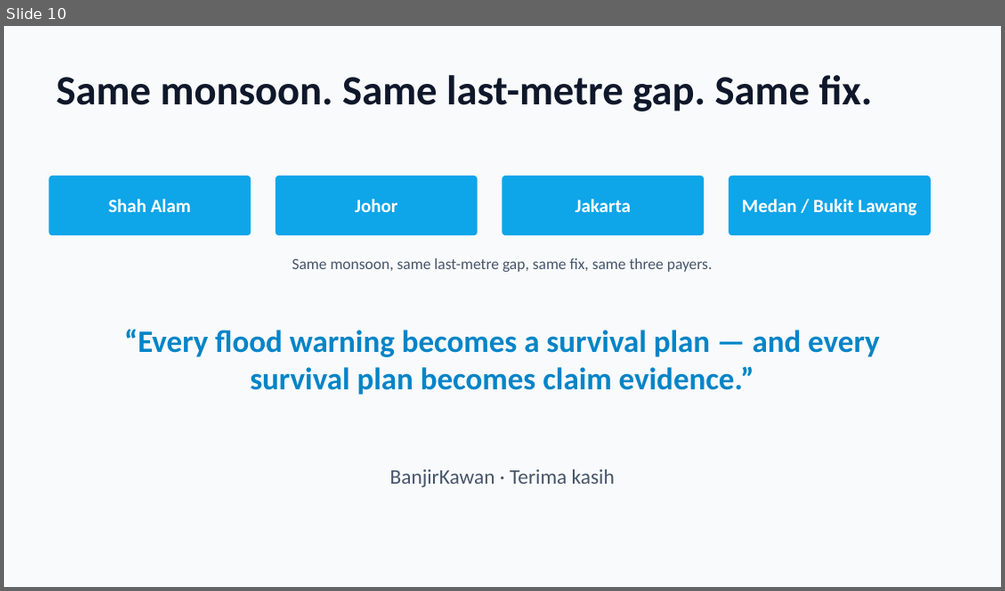
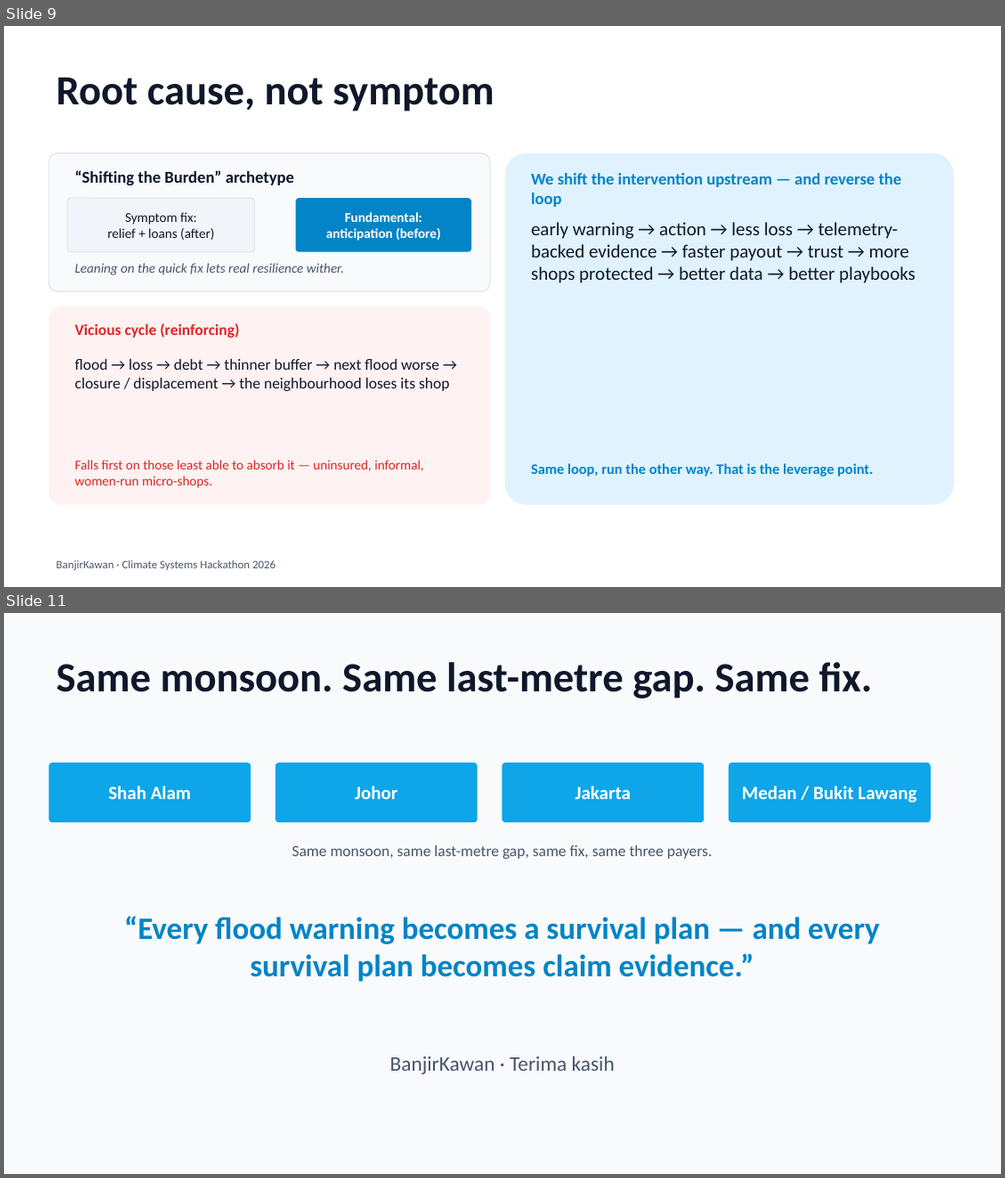
Before and after one commit to jhjh1214/BanjirKawan, a slide deck: docs/BanjirKawan.pptx. Shown one above the other, each under a label of ours: slide 10 before the commit, slides 9 and 11 after it; the slides between them are not shown. The pictures are 1005x591 and 1005x1178 pixels, drawn with LibreOffice and Linux fonts; fonts in the diff are those of the drawing. Boxes give left, top, right and bottom in pixels: in the first picture for what was removed or moved away, otherwise in the second. Text is boxed around its words. In the diff, an @@ line names an element or a change of style, - is before the commit and + after.

```diff
--- a/docs/BanjirKawan.pptx
+++ b/docs/BanjirKawan.pptx
@@ slide 9 added at (x1=4, y1=26, x2=1001, y2=587), background #FFFFFF @@
@@ rectangle added at (x1=4, y1=26, x2=1001, y2=587), fill #FFFFFF @@
@@ text added at (x1=57, y1=77, x2=494, y2=111), 40 pt, text #0F172A, bold @@
+Root cause, not symptom
@@ rounded rectangle added at (x1=48, y1=153, x2=490, y2=291), fill #F8FAFC, outline #E2E8F0 1 pt @@
@@ rounded rectangle added at (x1=505, y1=153, x2=954, y2=505), fill #E0F2FE @@
@@ text added at (x1=75, y1=170, x2=294, y2=185), 16 pt, text #0F172A, bold @@
+“Shifting the Burden” archetype
@@ text added at (x1=531, y1=173, x2=902, y2=207), 16 pt, text #0284C7, bold @@
+We shift the intervention upstream — and reverse the loop
@@ rounded rectangle added at (x1=67, y1=198, x2=254, y2=252), fill #F1F5F9, outline #E2E8F0 1 pt, 13 pt, text #0F172A @@
+Symptom fix:
+relief + loans (after)
@@ rounded rectangle added at (x1=296, y1=198, x2=471, y2=252), fill #0284C7, 13 pt, text #FFFFFF, bold @@
+Fundamental:
+anticipation (before)
@@ text added at (x1=531, y1=222, x2=915, y2=283), 18 pt, text #0F172A @@
+early warning → action → less loss → telemetry-backed evidence → faster payout → trust → more shops protected → better data → better playbooks
@@ text added at (x1=75, y1=263, x2=344, y2=275), 13 pt, text #475569, italic @@
+Leaning on the quick fix lets real resilience wither.
@@ rounded rectangle added at (x1=48, y1=306, x2=490, y2=505), fill #FEF2F2 @@
@@ text added at (x1=75, y1=323, x2=239, y2=338), 15 pt, text #DC2626, bold @@
+Vicious cycle (reinforcing)
@@ text added at (x1=75, y1=359, x2=449, y2=391), 15 pt, text #0F172A @@
+flood → loss → debt → thinner buffer → next flood worse → closure / displacement → the neighbourhood loses its shop
@@ text added at (x1=75, y1=459, x2=423, y2=488), 13 pt, text #DC2626 @@
+Falls first on those least able to absorb it — uninsured, informal, women-run micro-shops.
@@ text added at (x1=531, y1=463, x2=873, y2=476), 14 pt, text #0284C7, bold @@
+Same loop, run the other way. That is the leverage point.
@@ text added at (x1=57, y1=560, x2=275, y2=570), 11 pt, text #475569 @@
+BanjirKawan · Climate Systems Hackathon 2026
@@ what was slide 10 is now slide 11 @@
```
Also in this commit, not shown: 1 slide changed, 1 other slide added, 1 slide removed, 2 other files.
